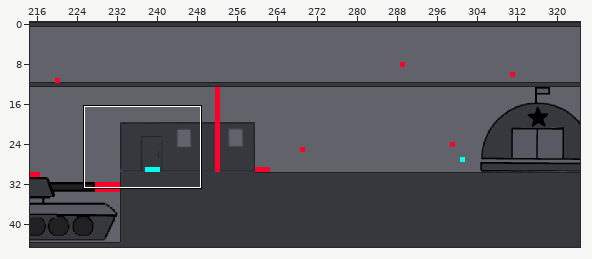
Two versions of a level (Tiled map, levels/level1.tmx). Above, an overview of the earlier version with the close-up marked.
Close-up. First the earlier version:
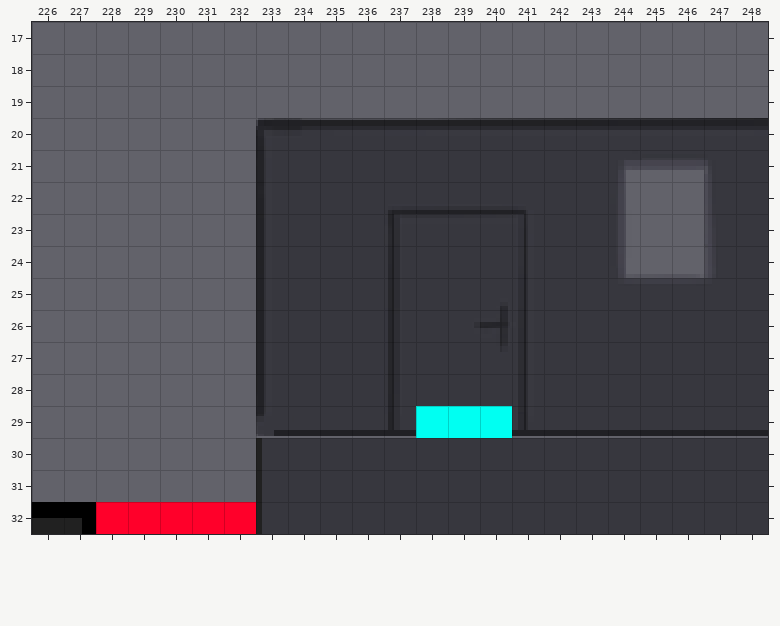
Cells are 16x16 px. Shown: x 226..248, y 17..32. The commit also changed other parts of the map, which this record leaves out.
After:
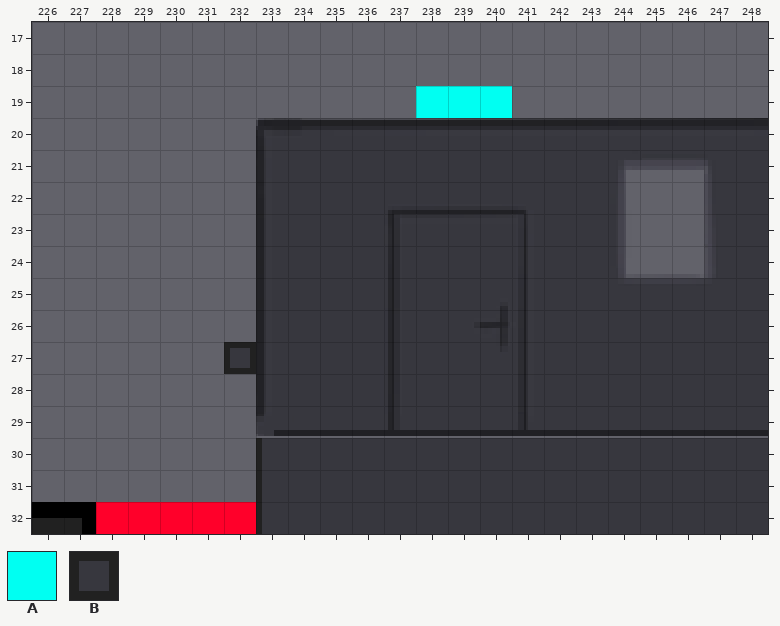
Key: from "tileset": A 2997, B 5456.
_ is an empty cell.
Objects are placed by their top-left corner, in cells (3,4 is the top-left corner of cell 3,4); size is 1x1 cell unless given.
Diff:
{"where": "layer \"platform\""}
{"y":27,"x":232,"old":"_","new":"B"}
{"where": "layer \"shurikensItem\""}
{"was": "A at 238,29", "now": "A at 238,19"}
{"was": "A at 239,29", "now": "A at 239,19"}
{"was": "A at 240,29", "now": "A at 240,19"}
{"label":"new place","picture_box":[416,86,512,118]}
{"label":"added","picture_box":[224,342,256,374]}
{"label":"old place","picture_box":[416,406,512,438]}
